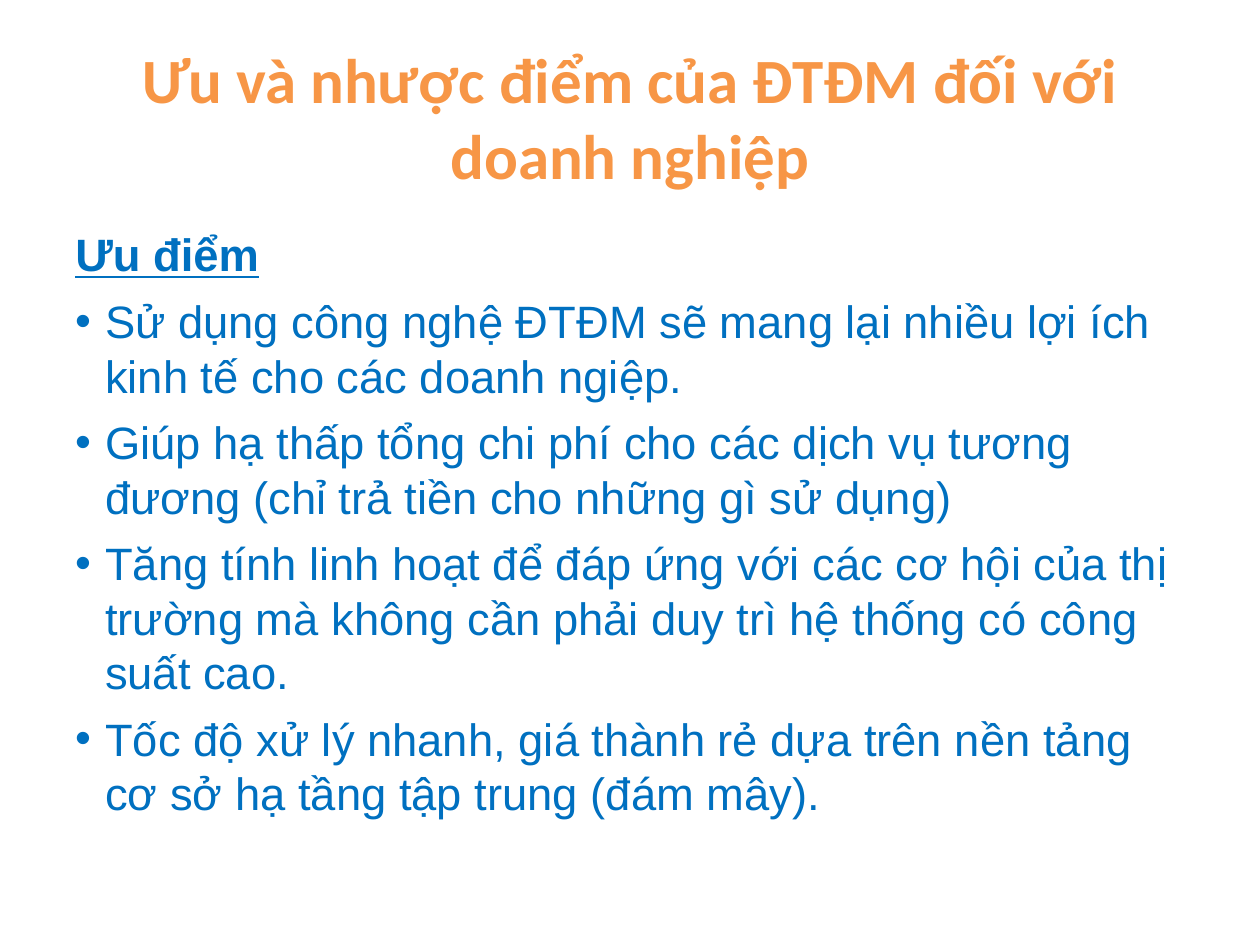
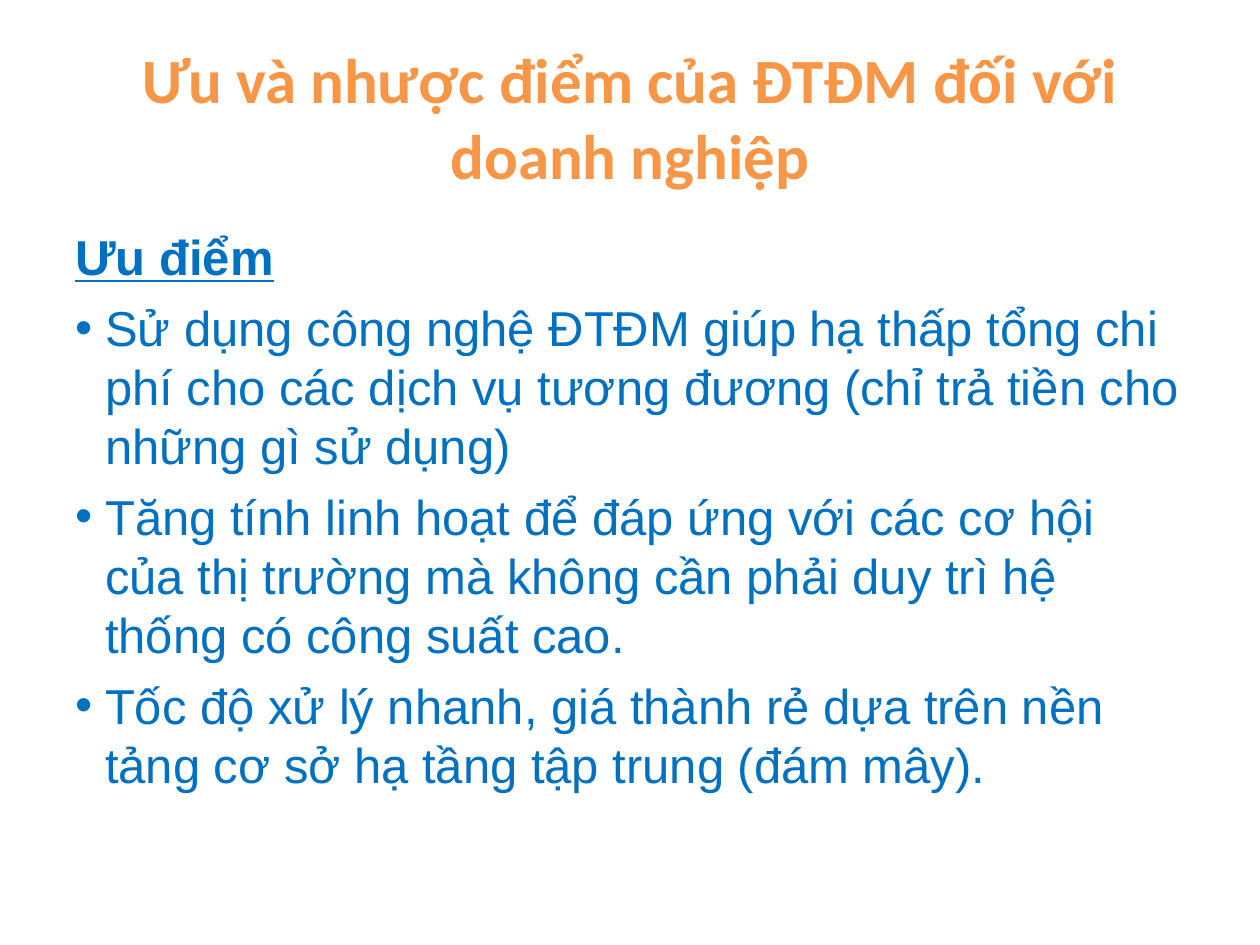
Before and after one commit to ndlongit/longnd-data, a slide deck: slide 7 of Temp/Bai tap ky nang - NDL.ppt. Drawn at 1260x945 pixels with LibreOffice and Linux fonts; fonts in the diff are those of the drawing. Boxes give left, top, right and bottom in pixels: in the first picture for what was removed or moved away, otherwise in the second. Text is boxed around its words. In the diff, an @@ line names an element or a change of style, - is before the commit and + after.

```diff
--- a/Temp/Bai tap ky nang - NDL.ppt
+++ b/Temp/Bai tap ky nang - NDL.ppt
@@ text at (x1=75, y1=236, x2=1104, y2=793): size 25.9 to 28 pt in "Ưu điểm", "Tăng tính linh hoạt để đáp ứng ...", "Tốc độ xử lý nhanh, giá thành ..." @@
@@ text at (x1=105, y1=307, x2=1179, y2=474): text changed; size 25.9 to 28 pt @@
-• Sử dụng công nghệ ĐTĐM sẽ mang lại nhiều lợi ích kinh tế cho các doanh ngiệp.
-• Giúp hạ thấp tổng chi phí cho các dịch vụ tương đương (chỉ trả tiền cho những gì sử dụng)
+• Sử dụng công nghệ ĐTĐM giúp hạ thấp tổng chi phí cho các dịch vụ tương đương (chỉ trả tiền cho những gì sử dụng)
```
Also in this commit, not shown: 4 other slides changed, 3 slides added, 3 slides removed.
